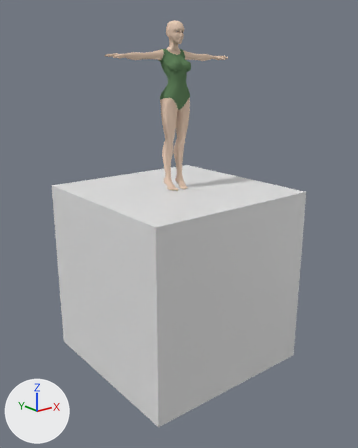
The Blender file FemaleBasic.blend: old version first, new version second.
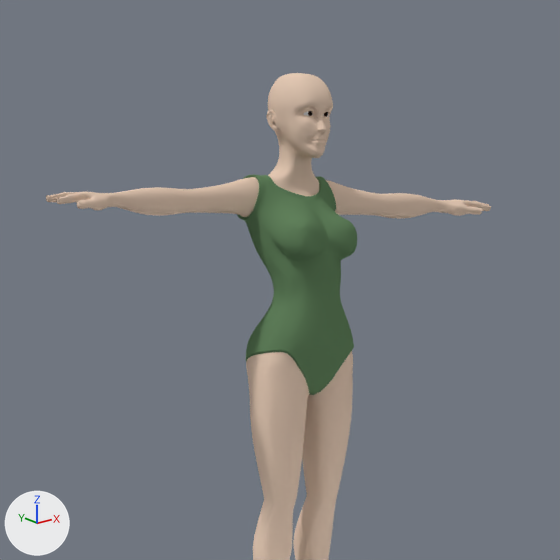
There are two pictures of each version: one whole from a 50 mm lens placed at (-3.313, -4.202, 1.263), pointed at (-0.018, -0.084, -0.385), one close up on the part from 26% to 69% of the width and 0% to 35% of the height. Every picture has the same lights, and +X, +Y and +Z are marked at lower left.

The scene before the commit, as lines of its bpy script (objects in view):
```python
mat_clothes = diffuse_material('Clothes')
mat_clothes.base_color = (0.123, 0.227, 0.11)  # green #62835d
me_cube = bpy.data.meshes.new('Cube')
me_cube.from_pydata(...)  # 3046 vertices, 2982 faces, 2 loose edges; spans x 0.0..0.8, y -0.13..0.13, z 0.0..1.72
me_cube.polygons.foreach_set('use_smooth', [True] * 2982)
# faces by material slot: [2470, 416, 32, 64]
me_cube.materials.append(mat_skin)  # beige #e7ccb7
me_cube.materials.append(mat_eyes)  # white #e7e7e7
me_cube.materials.append(mat_puple)  # black #000000
me_cube.materials.append(mat_iris)  # brown #311f15
me_cube_001 = bpy.data.meshes.new('Cube.001')
me_cube_001.from_pydata(...)  # 515 vertices, 458 faces; spans x 0.0..0.158, y -0.146..0.133, z 0.848..1.457
me_cube_001.polygons.foreach_set('use_smooth', [True] * 458)
me_cube_001.materials.append(mat_clothes)  # green #62835d
ob_body = bpy.data.objects.new('Body', me_cube)
ob_body.location = (0.0, 0.0, 0.0)
_m = ob_body.modifiers.new('Mirror', 'MIRROR')
_m.use_clip = True
_m = ob_body.modifiers.new('Subsurf', 'SUBSURF')
ob_clothes = bpy.data.objects.new('Clothes', me_cube_001)
ob_clothes.location = (0.0, 0.0, 0.0)
_m = ob_clothes.modifiers.new('Mirror', 'MIRROR')
_m.use_clip = True
_m = ob_clothes.modifiers.new('Subsurf', 'SUBSURF')
```
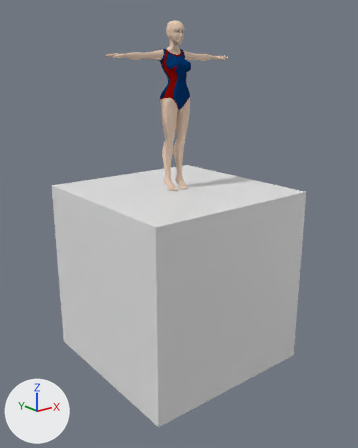
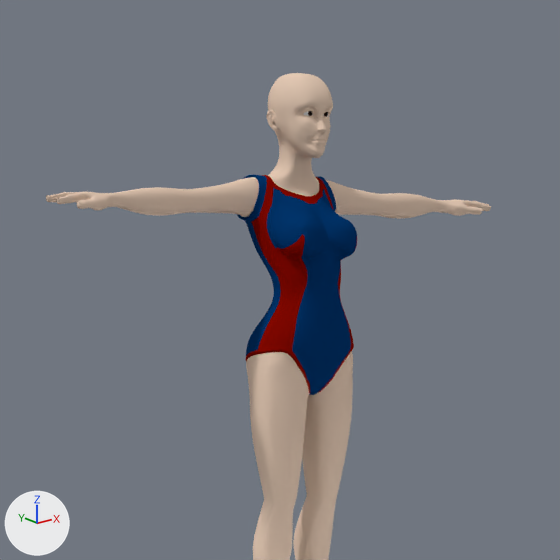
Commit message: Added Stripe in Clothes

Pixel boxes [x1, y1, x2, y2] of what changed, in the close-ups (560 x 560 px):
'Clothes', recoloured
    both: [237, 174, 357, 395]
part 1 of me_cube_001, recoloured (green to red)
    both: [246, 175, 357, 393]

Diff of the bpy script that builds the scene:
```diff
--- a/FemaleBasic.blend.py
+++ b/FemaleBasic.blend.py
@@ mat_clothes @@
 mat_clothes = diffuse_material('Clothes')
-mat_clothes.base_color = (0.123, 0.227, 0.11)  # green #62835d
+mat_clothes.base_color = (0.000628, 0.0362, 0.152)  # dark blue #02356d
@@ mat_stripe @@
+mat_stripe = diffuse_material('Stripe')
+mat_stripe.base_color = (0.246, 0.00278, 0.0)  # red #880900
@@ me_cube_001 @@
 me_cube_001.from_pydata(...)  # 515 vertices, 458 faces; spans x 0.0..0.158, y -0.146..0.133, z 0.848..1.457
 # used by ob_clothes; location = (0.0, 0.0, 0.0)
+# me_cube_001 part 1: 141 of the faces centred in x 0.007..0.155, y -0.137..0.125, z 0.852..1.455 switch from mat_clothes (green #62835d) to mat_stripe (red #880900)
```
